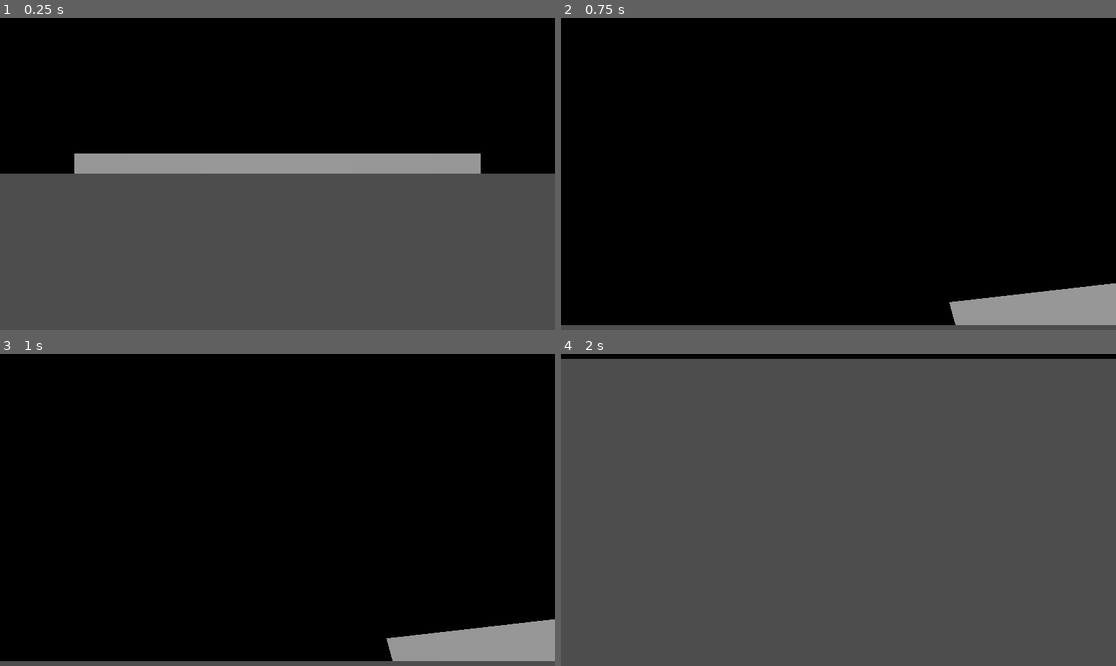
Above: before the commit, frames 1-4 (two rows, left to right).
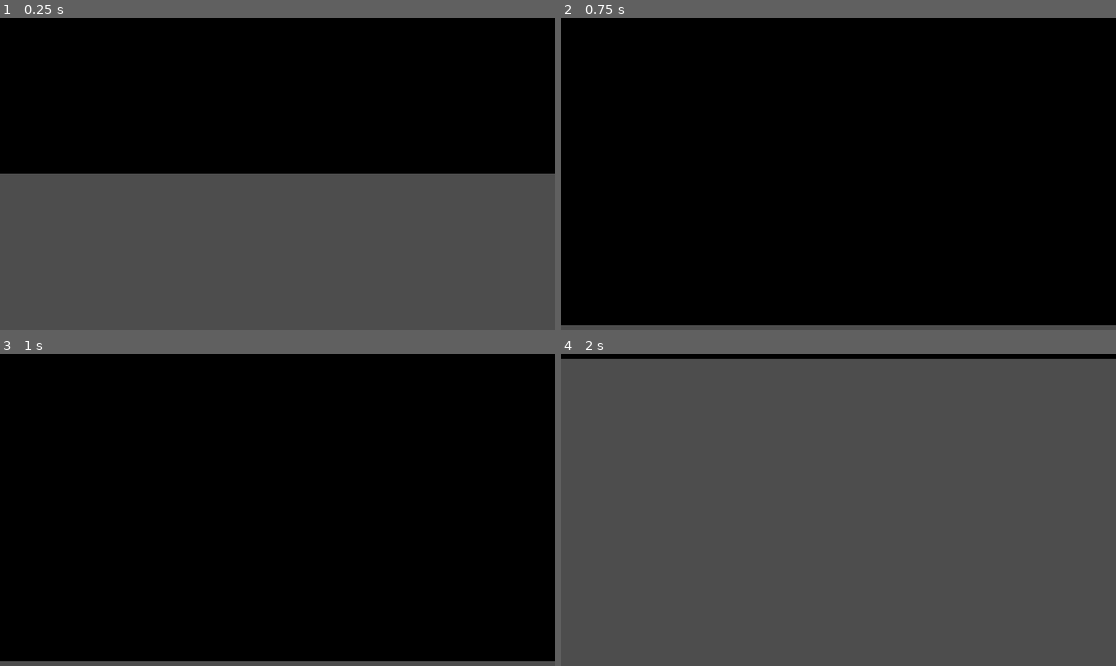
Above: after the commit, the same moments.

Repository: beForged/liminal_game
Game: Godot game, scene res://mainScene.tscn
Two runs of this game, one before a commit and one after it. Both use one fixed random seed, a clock stepped at 60 frames per second and the inputs below.
Inputs (mouse positions are in pixels of both pictures, inside the frame that each line leads up to):
- Up to frame 1 (0.25 s): no input
- Up to frame 2 (0.75 s): tap Enter (ui_accept) at 0.5 s; move the mouse to (960, 158) at 0.52 s; hold D (move_right) from 0.53 s (still down)
- Up to frame 3 (1 s): keep holding D (move_right); tap Enter (ui_accept) at 0.77 s
- Up to frame 4 (2 s): move the mouse to (727, 525) at 1.27 s; release D (move_right) at 1.28 s; hold S (mvoe_back) from 1.28 s (still down); tap Enter (ui_accept) at 1.52 s

The runs differ from the first frame. In frame 1, 4.7% of the frame differs, in the area x 13-87%, y 43-50%; in frame 2, 3.1%; in frame 3, 3.1%; in frame 4, nothing differs.

Commit message:
fix movement to be relative to camera dir

Diff:
--- a/mainScene.tscn
+++ b/mainScene.tscn
@@ -1,19 +1,23 @@
-[gd_scene load_steps=2 format=3 uid="uid://dmgbcnxrr667c"]
+[gd_scene load_steps=3 format=3 uid="uid://dmgbcnxrr667c"]
 
 [ext_resource type="PackedScene" uid="uid://cid071jugrrvn" path="res://player.tscn" id="1_hbik5"]
+
+[sub_resource type="StandardMaterial3D" id="StandardMaterial3D_r3ew6"]
+albedo_color = Color(0.823529, 0.819608, 0.803922, 1)
 
 [node name="Node3D" type="Node3D"]
 
 [node name="Room" type="CSGBox3D" parent="."]
 transform = Transform3D(1, 0, 0, 0, 1, 0, 0, 0, 1, 0, 5, 0)
+material_override = SubResource("StandardMaterial3D_r3ew6")
+lod_bias = 0.001
+use_collision = true
 flip_faces = true
 size = Vector3(200, 10, 200)
 
 [node name="Car proto" type="CSGBox3D" parent="."]
 transform = Transform3D(1, 0, 0, 0, 1, 0, 0, 0, 1, 11.0313, 0.706753, 4.09335)
+use_collision = true
 size = Vector3(4.5, 1.4, 1.9)
 
-[node name="DirectionalLight3D" type="DirectionalLight3D" parent="."]
-transform = Transform3D(1, 0, 0, 0, 1, 0, 0, 0, 1, 0, 5, -11)
-
 [node name="Player" parent="." instance=ExtResource("1_hbik5")]
--- a/player.gd
+++ b/player.gd
@@ -14,22 +14,17 @@
 
 # no jumping
 func _physics_process(delta):
-	var direction = Vector3.ZERO
 
-	if Input.is_action_pressed("move_right"):
-		direction.x += 1
-	if Input.is_action_pressed("move_left"):
-		direction.x -= 1
-	if Input.is_action_pressed("move_back"):
-		direction.z += 1
-	if Input.is_action_pressed("move_forward"):
-		direction.z -= 1
+	var input = Input.get_vector("move_left","move_right", "move_forward", "mvoe_back")
 
-	if direction != Vector3.ZERO:
-		direction = direction.normalized()
+	var movement = transform.basis * Vector3(input.x, 0, input.y)
 
-	target_velo.x = direction.x * speed
-	target_velo.z = direction.z * speed
+
+	if movement != Vector3.ZERO:
+		movement = movement.normalized()
+
+	target_velo.x = movement.x * speed
+	target_velo.z = movement.z * speed
 
 	velocity = target_velo
 	move_and_slide()
